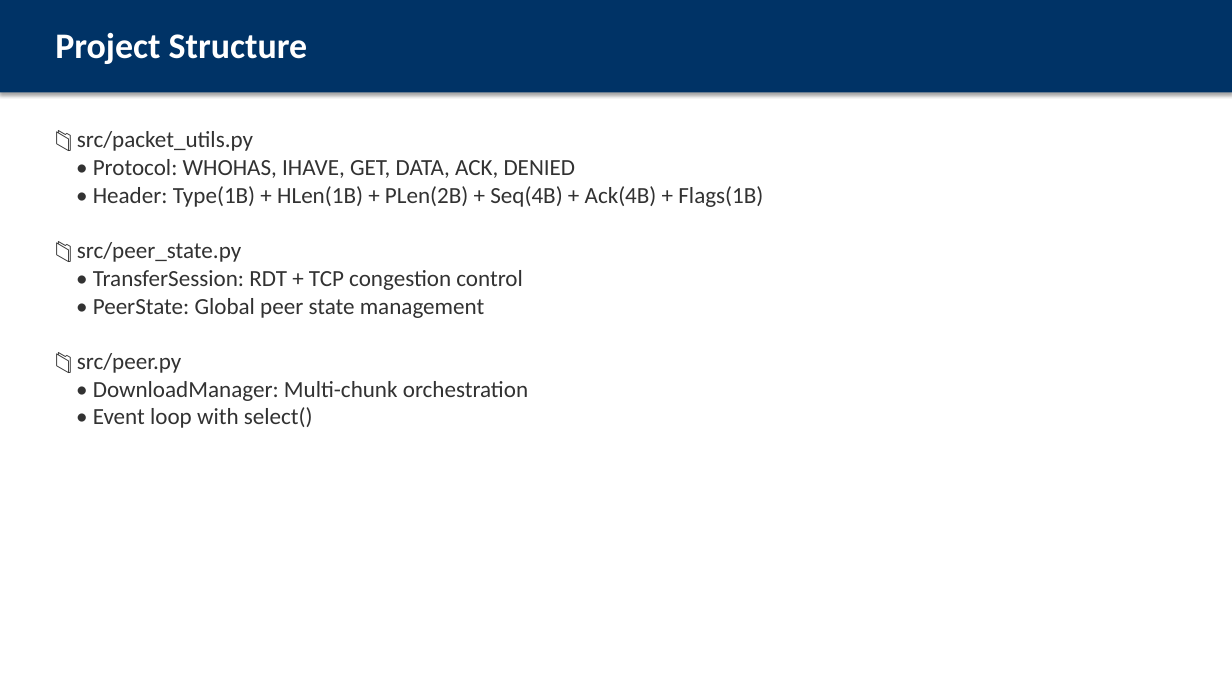
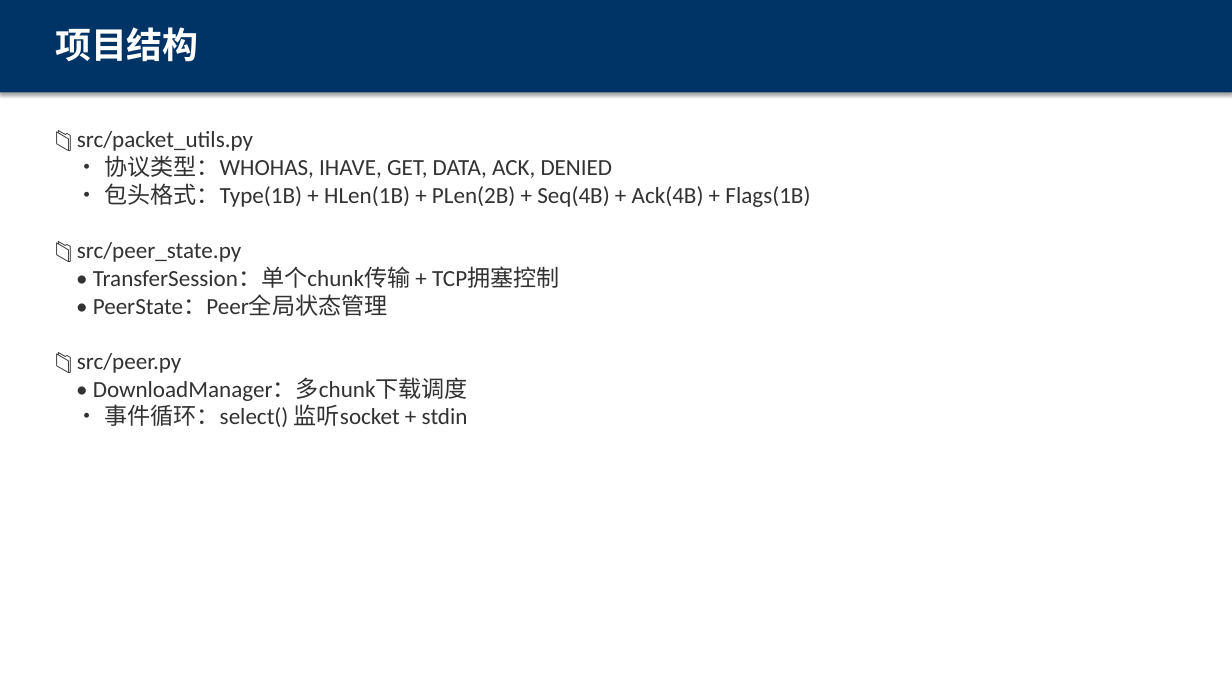
Before and after one commit to wuzhi456/cn_proj, a slide deck: slide 3 of presentation.pptx. Drawn at 1232x693 pixels with LibreOffice and Linux fonts; fonts in the diff are those of the drawing. Boxes give left, top, right and bottom in pixels: in the first picture for what was removed or moved away, otherwise in the second. Text is boxed around its words. In the diff, an @@ line names an element or a change of style, - is before the commit and + after.

```diff
--- a/presentation.pptx
+++ b/presentation.pptx
@@ text at [55,27,199,62]: text changed @@
-Project Structure
+项目结构
@@ text at [104,155,810,207]: text changed @@
-• Protocol: WHOHAS, IHAVE, GET, DATA, ACK, DENIED
-• Header: Type(1B) + HLen(1B) + PLen(2B) + Seq(4B) + Ack(4B) + Flags(1B)
+• 协议类型：WHOHAS, IHAVE, GET, DATA, ACK, DENIED
+• 包头格式：Type(1B) + HLen(1B) + PLen(2B) + Seq(4B) + Ack(4B) + Flags(1B)
@@ text at [93,266,559,316]: text changed @@
-• TransferSession: RDT + TCP congestion control
-• PeerState: Global peer state management
+• TransferSession：单个chunk传输 + TCP拥塞控制
+• PeerState：Peer全局状态管理
@@ text at [93,377,468,427]: text changed @@
-• DownloadManager: Multi-chunk orchestration
-• Event loop with select()
+• DownloadManager：多chunk下载调度
+• 事件循环：select() 监听socket + stdin
```
Also in this commit, not shown: 10 other slides changed, 5 slides added, 5 slides removed.
